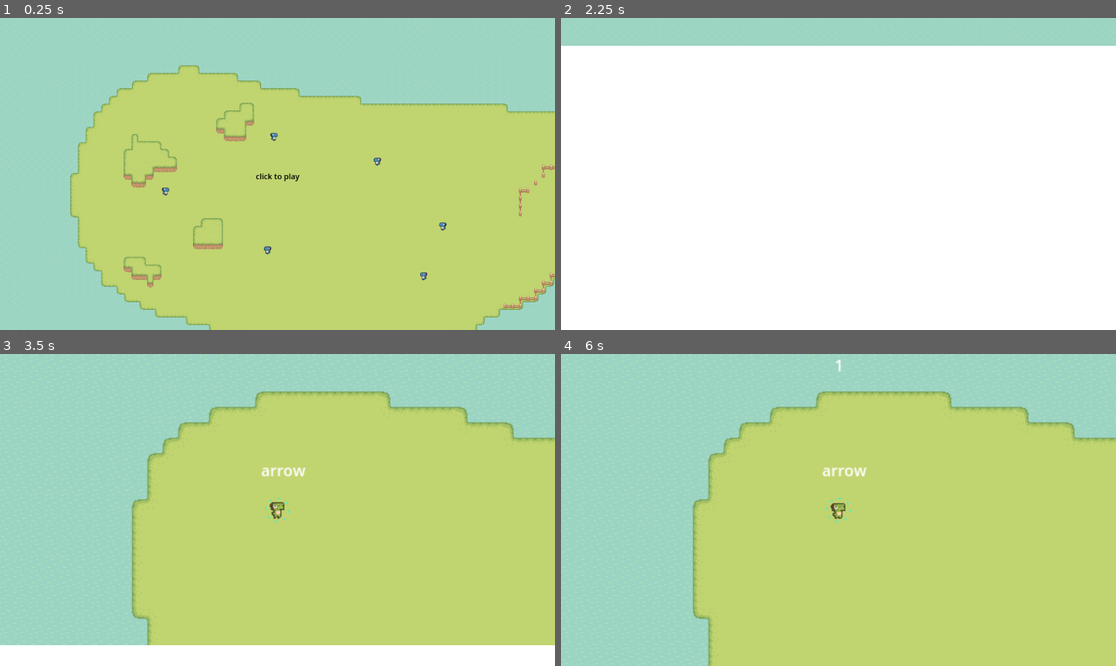
Above: before the commit, frames 1-4 (two rows, left to right).
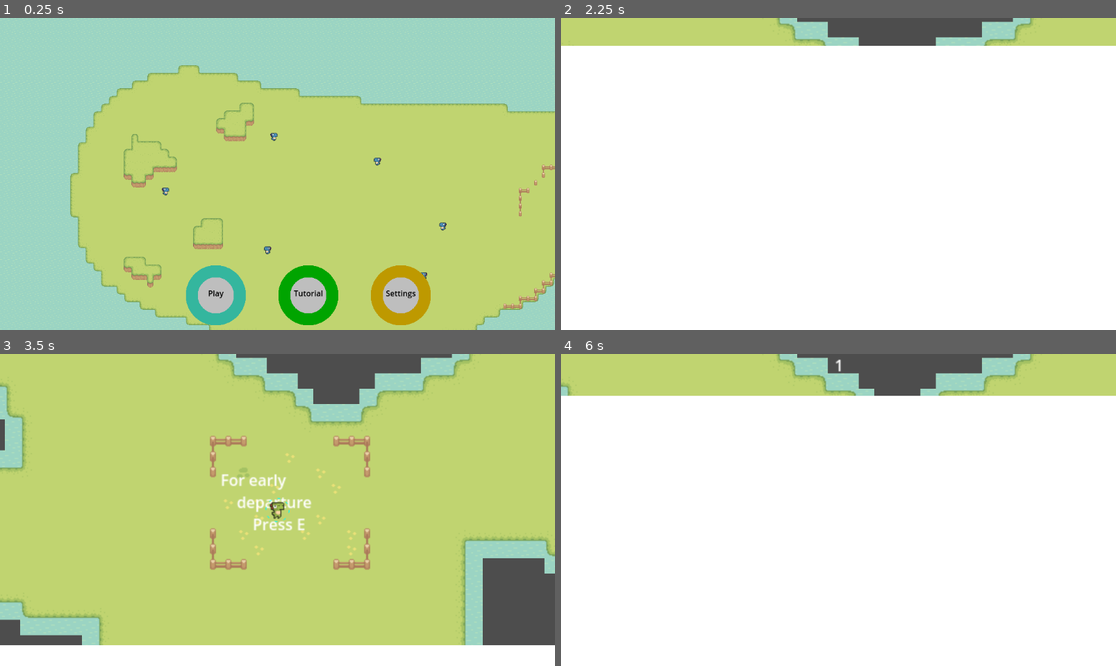
Above: after the commit, the same moments.

Repository: sentinelle28/Secret-Spreader
Game: Godot game, scene res://level/mainmenu/mainmenu.tscn
Two runs of this game, one before a commit and one after it. Both use one fixed random seed, a clock stepped at 60 frames per second and the inputs below.
Inputs (mouse positions are in pixels of both pictures, inside the frame that each line leads up to):
- Up to frame 1 (0.25 s): no input
- Up to frame 2 (2.25 s): click (777, 295) at 0.52 s; click (838, 177) at 1.25 s, where only the run before the commit has a clickable "click to play"; click (838, 177) at 2 s, where only the run before the commit has a clickable "click to play"
- Up to frame 3 (3.5 s): tap E (interact) at 2.75, 2.85 s; hold Right (ui_right) from 2.78 s (still down)
- Up to frame 4 (6 s): tap E (interact) at 3.5, 4.25, 4.35, 5, 5.75, 5.85 s; release Right (ui_right) at 3.53 s; hold Down (ui_down) 3.53-4.28 s; tap Shift (run) at 3.6, 5.1 s; hold Right (ui_right) 4.28-5.03 s; hold Up (ui_up) 5.03-5.78 s; hold Left (ui_left) from 5.78 s (still down)

The runs differ from the first frame. In frame 1, 5.1% of the frame differs, in the area x 33-78%, y 49-99%; in frame 2, 7.8%; in frame 3, 44%; in frame 4, 98%, in the area x 0-100%, y 0-100%.

Commit message:
added better button
next: cheat code
better tutorial
menu setting

Diff:
--- /dev/null
+++ b/component/menu/button.gd
@@ -0,0 +1,25 @@
+@tool
+extends Node2D
+
+@export var color:Color
+@export var radius:int = 10
+@export var text_label:String
+@export var path:String
+
+# Called when the node enters the scene tree for the first time.
+func _ready() -> void:
+	_set_up_button()
+	$Label.text = text_label
+
+func _set_up_button()->void:
+	$Button.set_size(Vector2(radius*2,radius*2))
+	$Button.set_position(Vector2(-radius,-radius))
+
+func _draw() -> void:
+	draw_circle(Vector2.ZERO,radius,Color.GRAY,true)
+	draw_arc(Vector2.ZERO,radius,0,2*PI,1000,color,radius/2)
+
+
+
+func _on_button_pressed() -> void:
+	SceneTransition._change_scene(path)
--- /dev/null
+++ b/component/menu/button.tscn
@@ -0,0 +1,19 @@
+[gd_scene load_steps=3 format=3 uid="uid://dygdf3yww1x7m"]
+
+[ext_resource type="PackedScene" uid="uid://bvj0gcxrtdjhc" path="res://component/upgrade/template_v2/circle.tscn" id="1_785gv"]
+[ext_resource type="Script" path="res://component/menu/button.gd" id="2_dwasn"]
+
+[node name="Button" instance=ExtResource("1_785gv")]
+script = ExtResource("2_dwasn")
+radius = 100
+text_label = "Play"
+path = ""
+
+[node name="Button" parent="." index="0"]
+offset_left = -10.0
+offset_top = -10.0
+offset_right = 10.0
+offset_bottom = 10.0
+
+[node name="Label" parent="." index="1"]
+text = "Play"
--- a/component/menu/shop.gd
+++ b/component/menu/shop.gd
@@ -5,6 +5,3 @@
 
 func _process(_delta: float) -> void:
 	$HBoxContainer/money_label.text = str(Score.spread_coins)
-
-func _on_button_pressed() -> void:
-	SceneTransition._change_scene("res://level/gameplayscene/gameplayscene.tscn")
--- a/component/menu/shop.tscn
+++ b/component/menu/shop.tscn
@@ -1,9 +1,10 @@
-[gd_scene load_steps=5 format=3 uid="uid://ugroy1anpfix"]
+[gd_scene load_steps=6 format=3 uid="uid://ugroy1anpfix"]
 
 [ext_resource type="Script" path="res://component/menu/shop.gd" id="1_2jo55"]
 [ext_resource type="PackedScene" uid="uid://bvj0gcxrtdjhc" path="res://component/upgrade/template_v2/circle.tscn" id="3_314o7"]
 [ext_resource type="AudioStream" uid="uid://bvkiyr7tcp328" path="res://asset/music/requierement_pas.tres" id="4_06rhb"]
 [ext_resource type="Texture2D" uid="uid://dofvdgx6re8ox" path="res://asset/score_related/spreadcoins.png" id="4_ypvh4"]
+[ext_resource type="PackedScene" uid="uid://dygdf3yww1x7m" path="res://component/menu/button.tscn" id="5_gv0jr"]
 
 [node name="shop" type="Control"]
 layout_mode = 3
@@ -13,15 +14,6 @@
 grow_horizontal = 2
 grow_vertical = 2
 script = ExtResource("1_2jo55")
-
-[node name="Button" type="Button" parent="."]
-layout_mode = 0
-offset_left = 485.0
-offset_top = 562.0
-offset_right = 568.0
-offset_bottom = 593.0
-theme_override_font_sizes/font_size = 30
-text = "Next secret"
 
 [node name="HBoxContainer" type="Node" parent="."]
 
@@ -108,4 +100,8 @@
 stream = ExtResource("4_06rhb")
 bus = &"Sound effect"
 
-[connection signal="pressed" from="Button" to="." method="_on_button_pressed"]
+[node name="Button2" parent="." instance=ExtResource("5_gv0jr")]
+position = Vector2(512, 552)
+radius = 70
+text_label = "Next Secret"
+path = "res://level/gameplayscene/gameplayscene.tscn"
--- a/level/mainmenu/mainmenu.gd
+++ /dev/null
@@ -1,5 +0,0 @@
-extends Node2D
-
-
-func _on_button_pressed() -> void:
-	SceneTransition._change_scene("res://level/tutorial/tutorial.tscn")
--- a/level/mainmenu/mainmenu.tscn
+++ b/level/mainmenu/mainmenu.tscn
@@ -1,27 +1,13 @@
 [gd_scene load_steps=7 format=4 uid="uid://bm1f4hmd7p6dm"]
 
-[ext_resource type="Script" path="res://level/mainmenu/mainmenu.gd" id="1_ct2l2"]
 [ext_resource type="PackedScene" uid="uid://h307i0guq6nn" path="res://component/map/water.tscn" id="2_mnn57"]
 [ext_resource type="PackedScene" uid="uid://b3j8k0dcido76" path="res://component/map/grass.tscn" id="3_by8td"]
 [ext_resource type="PackedScene" uid="uid://4qyey1cnek1f" path="res://component/character/goofy_men/goofy_men.tscn" id="4_e4cvv"]
 [ext_resource type="PackedScene" uid="uid://dkpjm5223e2h4" path="res://component/map/hill.tscn" id="5_4maah"]
 [ext_resource type="PackedScene" uid="uid://enqf3ok3vyvh" path="res://component/map/fence.tscn" id="6_5egrn"]
+[ext_resource type="PackedScene" uid="uid://dygdf3yww1x7m" path="res://component/menu/button.tscn" id="6_vxnv2"]
 
 [node name="mainmenu" type="Node2D"]
-script = ExtResource("1_ct2l2")
-
-[node name="Button" type="Button" parent="."]
-offset_right = 1153.0
-offset_bottom = 658.0
-theme_override_colors/font_disabled_color = Color(0, 0, 0, 1)
-theme_override_colors/font_hover_pressed_color = Color(0, 0, 0, 1)
-theme_override_colors/font_hover_color = Color(0, 0, 0, 1)
-theme_override_colors/font_pressed_color = Color(0, 0, 0, 1)
-theme_override_colors/font_focus_color = Color(0, 0, 0, 1)
-theme_override_colors/font_color = Color(0, 0, 0, 1)
-theme_override_colors/font_outline_color = Color(0, 0, 0, 1)
-text = "click to play"
-flat = true
 
 [node name="water" parent="." instance=ExtResource("2_mnn57")]
 z_index = -101
@@ -55,4 +41,23 @@
 [node name="fence" parent="." instance=ExtResource("6_5egrn")]
 tile_map_data = PackedByteArray("AABHABMAAAACAAMAAABGABMAAAABAAAAAABGABQAAAAAAAIAAABFABUAAAAAAAMAAABEABYAAAADAAMAAABDAB …(736 unchanged characters)…
 
-[connection signal="pressed" from="Button" to="." method="_on_button_pressed"]
+[node name="Play" parent="." instance=ExtResource("6_vxnv2")]
+z_index = -1
+position = Vector2(448, 576)
+color = Color(0.203922, 0.713726, 0.619608, 1)
+radius = 50
+path = "res://level/gameplayscene/gameplayscene.tscn"
+
+[node name="tutoriel" parent="." instance=ExtResource("6_vxnv2")]
+z_index = -1
+position = Vector2(640, 576)
+color = Color(0, 0.643137, 0, 1)
+radius = 50
+text_label = "Tutorial"
+path = "res://level/tutorial/tutorial.tscn"
+
+[node name="setting" parent="." instance=ExtResource("6_vxnv2")]
+position = Vector2(832, 576)
+color = Color(0.745098, 0.6, 0, 1)
+radius = 50
+text_label = "Settings"
--- a/level/tutorial/tutorial.gd
+++ b/level/tutorial/tutorial.gd
@@ -5,4 +5,5 @@
 
 func _on_area_2d_body_entered(body: Node2D) -> void:
 	if body is Player:
-		SceneTransition._change_scene("res://level/gameplayscene/gameplayscene.tscn")
+		Score._reset()
+		SceneTransition._change_scene("res://level/mainmenu/mainmenu.tscn")
